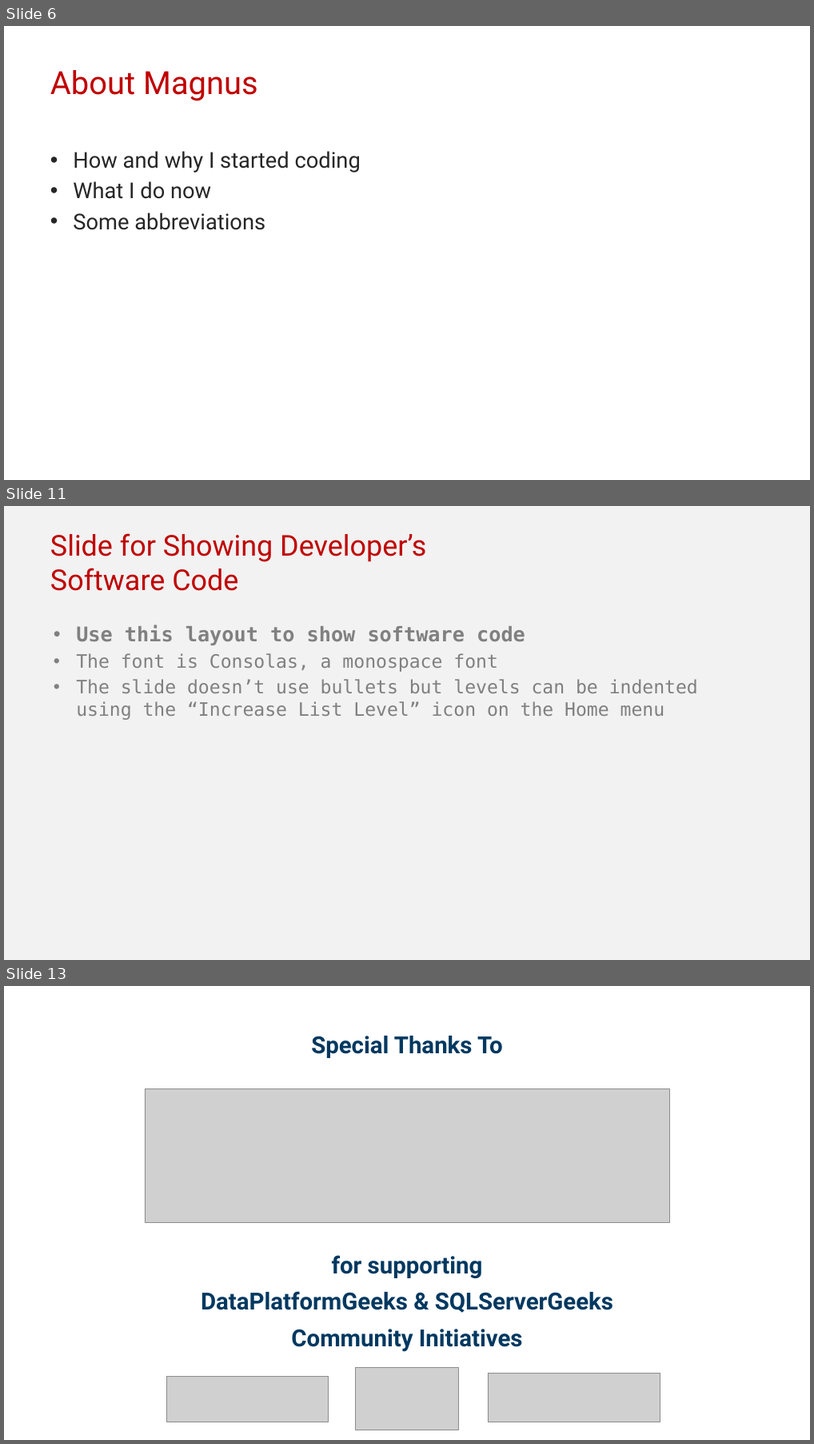
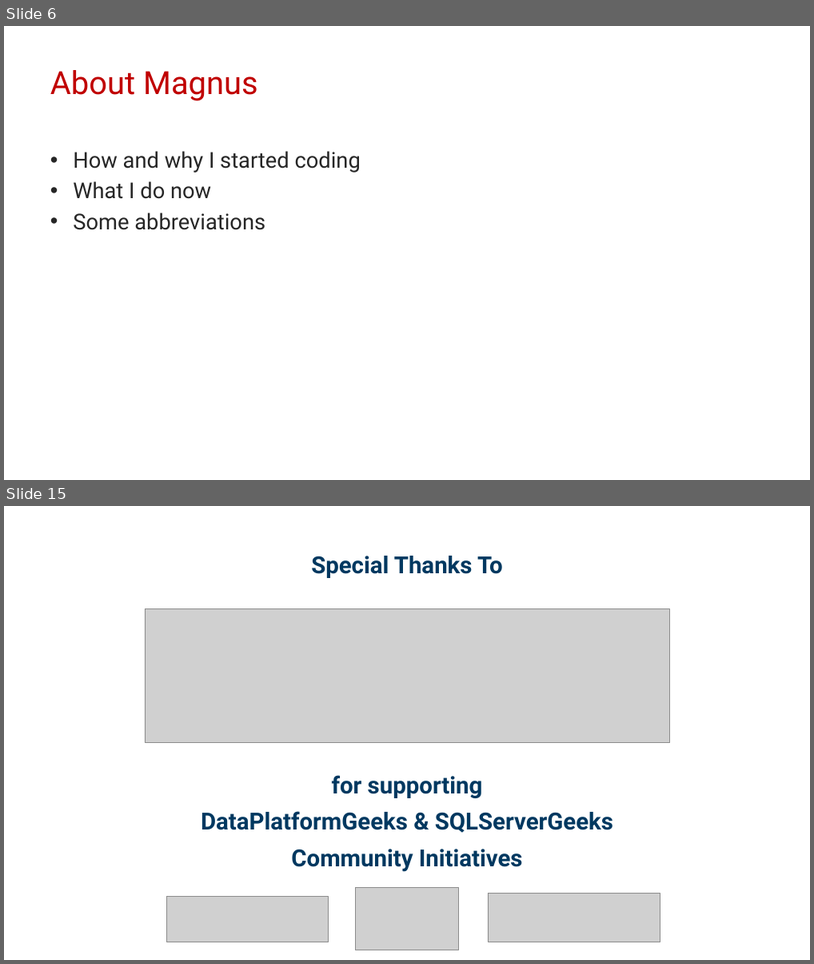
Before and after one commit to transmokopter/Presentations, a slide deck: test-driven-database-development/test-driven-database-development-dps2021.pptx. Shown one above the other, each under a label of ours: slides 6, 11 and 13 before the commit, slides 6 and 15 after it; the slides between them are not shown. The pictures are 814x1444 and 814x964 pixels, drawn with LibreOffice and Linux fonts; fonts in the diff are those of the drawing; grey boxes stand for pictures; background and template pictures are left out. Boxes give left, top, right and bottom in pixels: in the first picture for what was removed or moved away, otherwise in the second. Text is boxed around its words. In the diff, an @@ line names an element or a change of style, - is before the commit and + after.

```diff
--- a/test-driven-database-development/test-driven-database-development-dps2021.pptx
+++ b/test-driven-database-development/test-driven-database-development-dps2021.pptx
@@ slide 11 removed at (4,506,810,960), background #F2F2F2 @@
@@ title removed at (50,533,426,591) @@
-Slide for Showing Developer’s
-Software Code
@@ text removed at (76,624,698,720) @@
-• Use this layout to show software code
-• The font is Consolas, a monospace font
-• The slide doesn’t use bullets but levels can be indented using the “Increase List Level” icon on the Home menu
@@ what was slide 13 is now slide 15 @@
```
Also in this commit, not shown: 3 slides changed, 8 slides added, 5 other slides removed, 39 other files.
